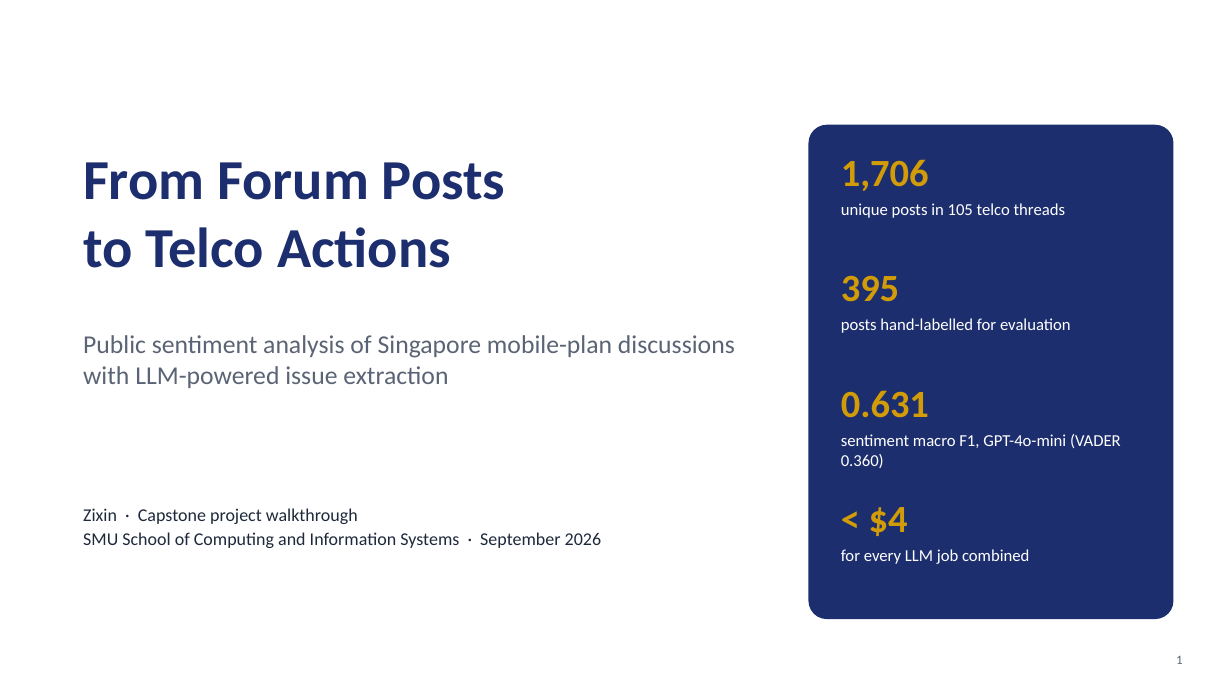
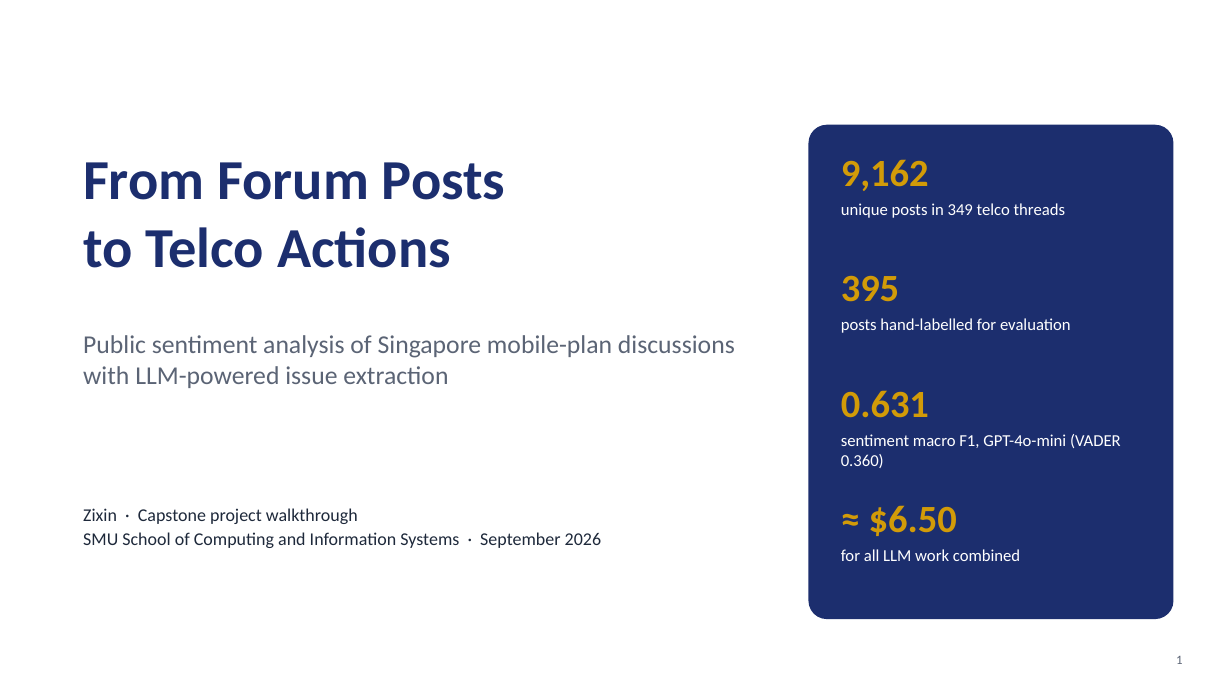
Before and after one commit to LizLicense/Public-Sentiment-Analysis-LLM-powered-Issue-Extraction, a slide deck: slide 1 of presentation/capstone_walkthrough.pptx. Drawn at 1232x693 pixels with LibreOffice and Linux fonts; fonts in the diff are those of the drawing; background and template pictures are left out. Boxes give left, top, right and bottom in pixels: in the first picture for what was removed or moved away, otherwise in the second. Text is boxed around its words. In the diff, an @@ line names an element or a change of style, - is before the commit and + after.

```diff
--- a/presentation/capstone_walkthrough.pptx
+++ b/presentation/capstone_walkthrough.pptx
@@ text at [841, 159, 929, 191]: text changed @@
-1,706
+9,162
@@ text at [841, 203, 1065, 218]: text changed @@
-unique posts in 105 telco threads
+unique posts in 349 telco threads
@@ text at [869, 505, 957, 536]: text changed @@
-< $4
+≈ $6.50
@@ text at [841, 549, 1020, 561]: text changed @@
-for every LLM job combined
+for all LLM work combined
```
Also in this commit, not shown: 17 other slides changed, 1 slide added, 13 other files.
